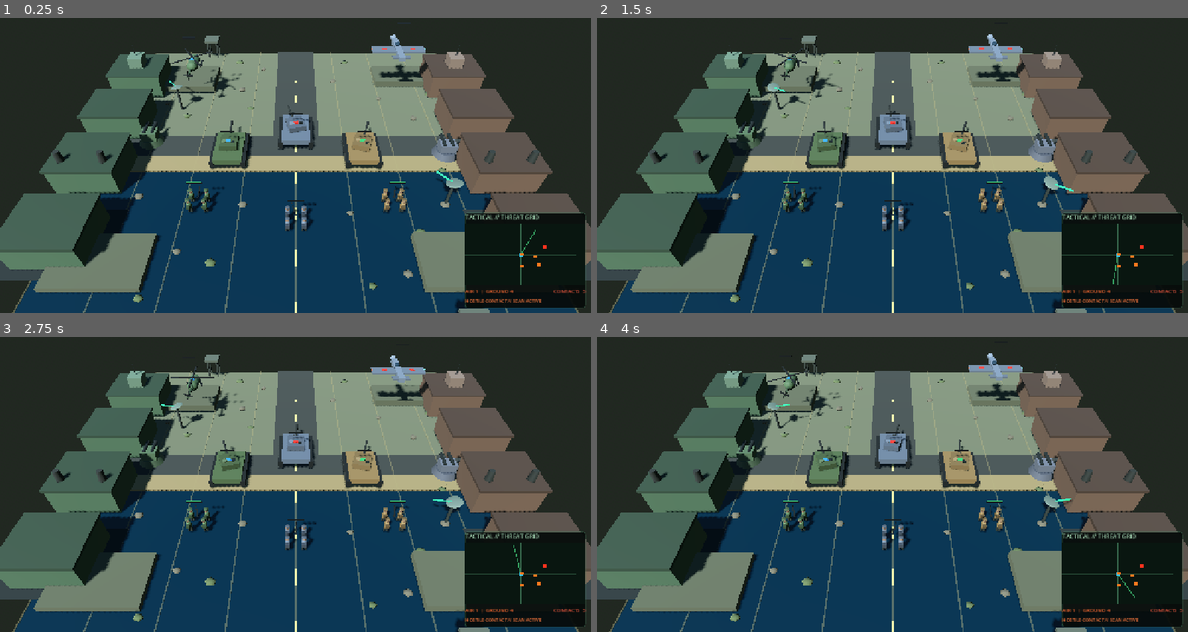
Above: before the commit, frames 1-4 (two rows, left to right).
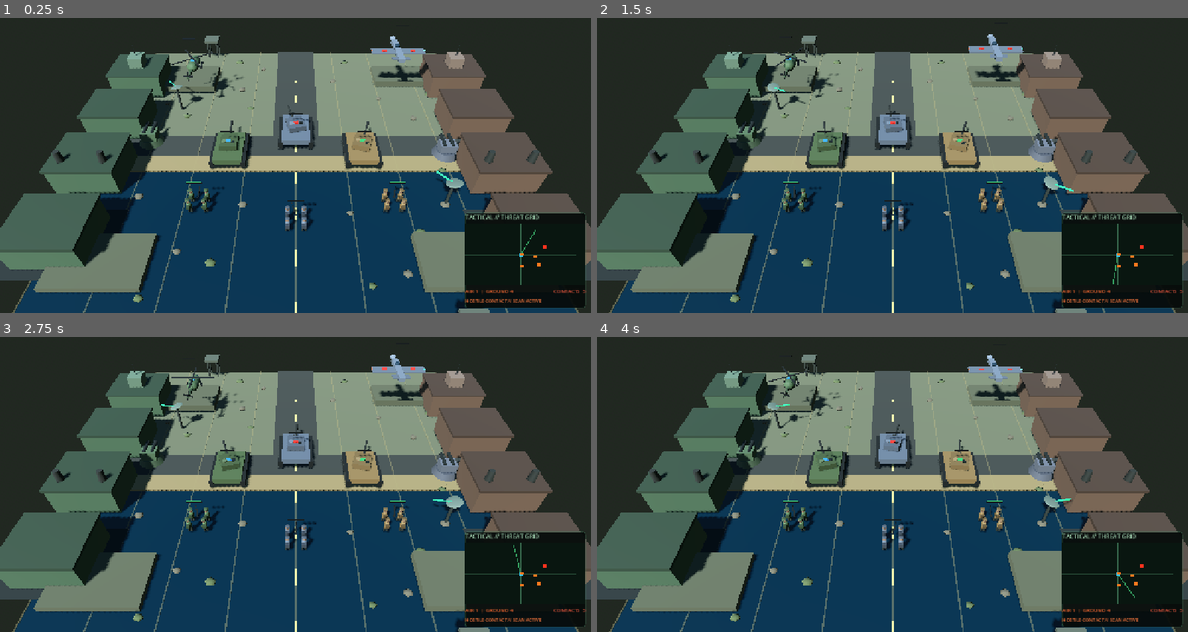
Above: after the commit, the same moments.

Repository: Jamalalbaroty/storm-generals-mobil
Game: Godot game, scene res://prototype_3d/battlefield_3d.tscn
The game is run twice, just before and just after one commit, with the same random seed, the same clock (stepped at 60 frames per second) and the same inputs. This scene is started directly instead of the project's main scene.
Inputs (mouse positions are in pixels of both pictures, inside the frame that each line leads up to):
- Up to frame 1 (0.25 s): no input
- Up to frame 2 (1.5 s): move the mouse to (1022, 130) at 0.52 s; click (1022, 130) at 0.67 s; drag from (774, 162) to (862, 212) at 1.27 s
- Up to frame 3 (2.75 s): move the mouse to (354, 393) at 2.02 s; click (354, 393) at 2.17 s
- Up to frame 4 (4 s): drag from (862, 531) to (715, 416) at 2.77 s; move the mouse to (1069, 516) at 3.52 s; click (1069, 516) at 3.67 s

The runs differ from the first frame. In frame 1, 0.5% of the frame differs, in the area x 29-73%, y 5-27%; in frame 2, 0.2%; in frame 3, 0.2%; in frame 4, 0.3%.

Commit message:
Show selection markers on every unit in a group
* Show selection rings on every unit in a selected group

* Test visible markers for multi-unit selection

* Clear group markers when switching to a single target

Diff:
--- a/prototype_3d/battlefield_3d.gd
+++ b/prototype_3d/battlefield_3d.gd
@@ -28,6 +28,7 @@
 var selected_destination := Vector3.ZERO
 var has_selected_destination := false
 var selection_ring: MeshInstance3D
+var group_selection_rings: Array[MeshInstance3D] = []
 var order_marker: MeshInstance3D
 var touch_start_positions: Dictionary = {}
 var touch_moved: Dictionary = {}
@@ -2195,7 +2196,35 @@
 	attack_target = null
 	has_selected_destination = false
 	selection_ring.visible = is_instance_valid(selected_tank)
+	_refresh_group_selection_rings()
 	order_marker.visible = false
+
+
+func _refresh_group_selection_rings() -> void:
+	for ring in group_selection_rings:
+		if is_instance_valid(ring):
+			ring.queue_free()
+	group_selection_rings.clear()
+	if selected_live_units.size() <= 1:
+		return
+	for index in range(1, selected_live_units.size()):
+		var unit := selected_live_units[index]
+		if not _is_live_player_unit(unit):
+			continue
+		var ring := selection_ring.duplicate() as MeshInstance3D
+		ring.name = "GroupSelectionRing_%d" % index
+		ring.visible = true
+		add_child(ring)
+		group_selection_rings.append(ring)
+
+
+func _selection_ring_scale_for_unit(unit: Node3D) -> float:
+	var unit_type := str(unit.get_meta("unit_type", "tank"))
+	if unit_type == "infantry":
+		return 0.62
+	if unit_type == "helicopter" or unit_type == "fighter":
+		return 1.18
+	return 1.0
 
 func _select_live_units_in_screen_rect(start: Vector2, finish: Vector2) -> void:
 	var bounds := Rect2(start, finish - start).abs()
@@ -2225,6 +2254,7 @@
 			return
 		selected_tank = tapped_tank
 		selected_live_units.clear()
+		_refresh_group_selection_rings()
 		attack_target = null
 		has_selected_destination = false
 		selection_ring.visible = true
@@ -2424,11 +2454,24 @@
 		selected_tank = selected_live_units[0] if not selected_live_units.is_empty() else null
 	if not is_instance_valid(selected_tank):
 		selection_ring.visible = false
+		for ring in group_selection_rings:
+			if is_instance_valid(ring):
+				ring.visible = false
 		return
+	if group_selection_rings.size() != maxi(0, selected_live_units.size() - 1):
+		_refresh_group_selection_rings()
+	selection_ring.visible = true
 	selection_ring.global_position = selected_tank.global_position + Vector3.UP * 0.08
-	var ring_type := str(selected_tank.get_meta("unit_type", "tank"))
-	var ring_scale := 0.62 if ring_type == "infantry" else (1.18 if ring_type == "helicopter" or ring_type == "fighter" else 1.0)
-	selection_ring.scale = Vector3.ONE * ring_scale
+	selection_ring.scale = Vector3.ONE * _selection_ring_scale_for_unit(selected_tank)
+	for index in range(group_selection_rings.size()):
+		var ring := group_selection_rings[index]
+		var unit_index := index + 1
+		if not is_instance_valid(ring) or unit_index >= selected_live_units.size():
+			continue
+		var unit := selected_live_units[unit_index]
+		ring.visible = true
+		ring.global_position = unit.global_position + Vector3.UP * 0.08
+		ring.scale = Vector3.ONE * _selection_ring_scale_for_unit(unit)
 	# Live RTS units are moved by the authoritative 2D simulation; never move their 3D proxies locally.
 	if _is_live_player_unit(selected_tank) or str(selected_tank.get_meta("source_team", "")) == "enemy":
 		return
--- a/prototype_3d/smoke_test.gd
+++ b/prototype_3d/smoke_test.gd
@@ -168,6 +168,15 @@
 	battlefield.call("_set_live_selection", group_selection)
 	if battlefield.get("selected_live_units").size() != 2:
 		push_error("Mobile group selection did not retain both live player units")
+		quit(1)
+		return
+	if battlefield.get("group_selection_rings").size() != 1:
+		push_error("Group selection did not create a visible marker for every additional selected unit")
+		quit(1)
+		return
+	var extra_selection_ring = battlefield.get("group_selection_rings")[0]
+	if not is_instance_valid(extra_selection_ring) or not extra_selection_ring.visible:
+		push_error("Additional group selection marker was not visible")
 		quit(1)
 		return
 	var move_screen := camera_for_pick.unproject_position(Vector3(0.0, 0.0, 15.0))
